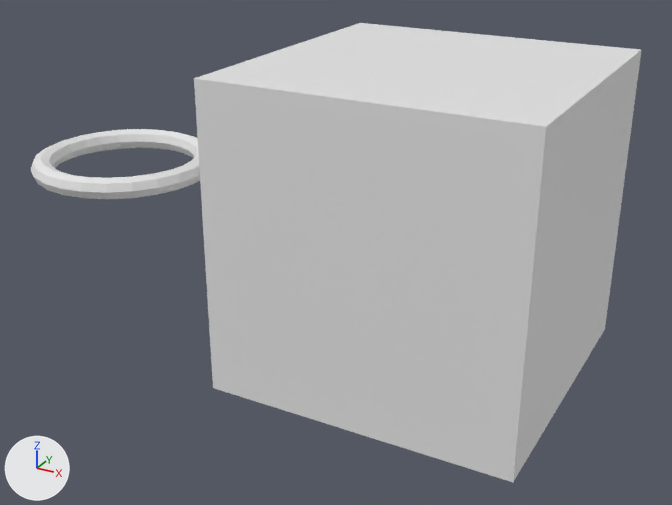
What one commit did to the FBX model Assets/Models/ItemCursor.fbx.
The view is the same before and after, from a camera (50 mm lens) standing at (2.31, -2.55, 1.1) and looking at (0.9, 0.02, -0.19). The axes (+X, +Y, +Z) are drawn at lower left. The lights are the same throughout.

Objects in the first picture: 'ItemCursor', 'ReferenceCube1x1'.
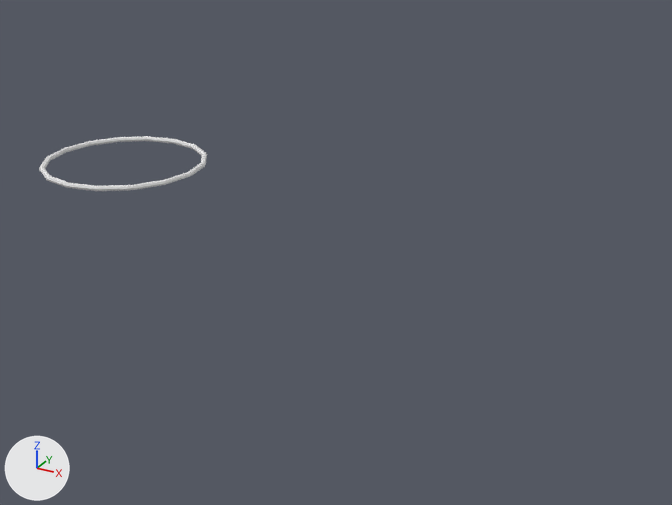
Where the change shows, as pixel boxes (x1, y1, x2, y2) in the pictures (672 x 505 px):
'ReferenceCube1x1', deleted: before (194, 23, 641, 482)
'ItemCursor', reshaped: before (31, 129, 200, 200); after (39, 136, 207, 191)

What changed in the scene script:
```text
Change me_torus_001:
    used by ob_itemcursor; location = (0.0, 0.0, 0.0)
    remove me_torus_001.from_pydata(...)  # 192 vertices, 192 faces; spans x -0.34..0.34, y -0.34..0.34, z -0.04..0.04
    add me_torus_001.from_pydata(...)  # 128 vertices, 128 faces; spans x -0.31..0.31, y -0.31..0.31, z -0.01..0.01
    me_torus_001 part 1: 192 vertices removed from x -0.34..0.34, y -0.34..0.34, z -0.04..0.04; 128 vertices added at x -0.31..0.31, y -0.31..0.31, z -0.01..0.01, forming a torus around z (ring radius 0.3, tube radius 0.01)
Remove ob_referencecube1x1:
    ob_referencecube1x1 = bpy.data.objects.new('ReferenceCube1x1', me_cube)
    ob_referencecube1x1.location = (1.232, 0.0, 0.0)
```
